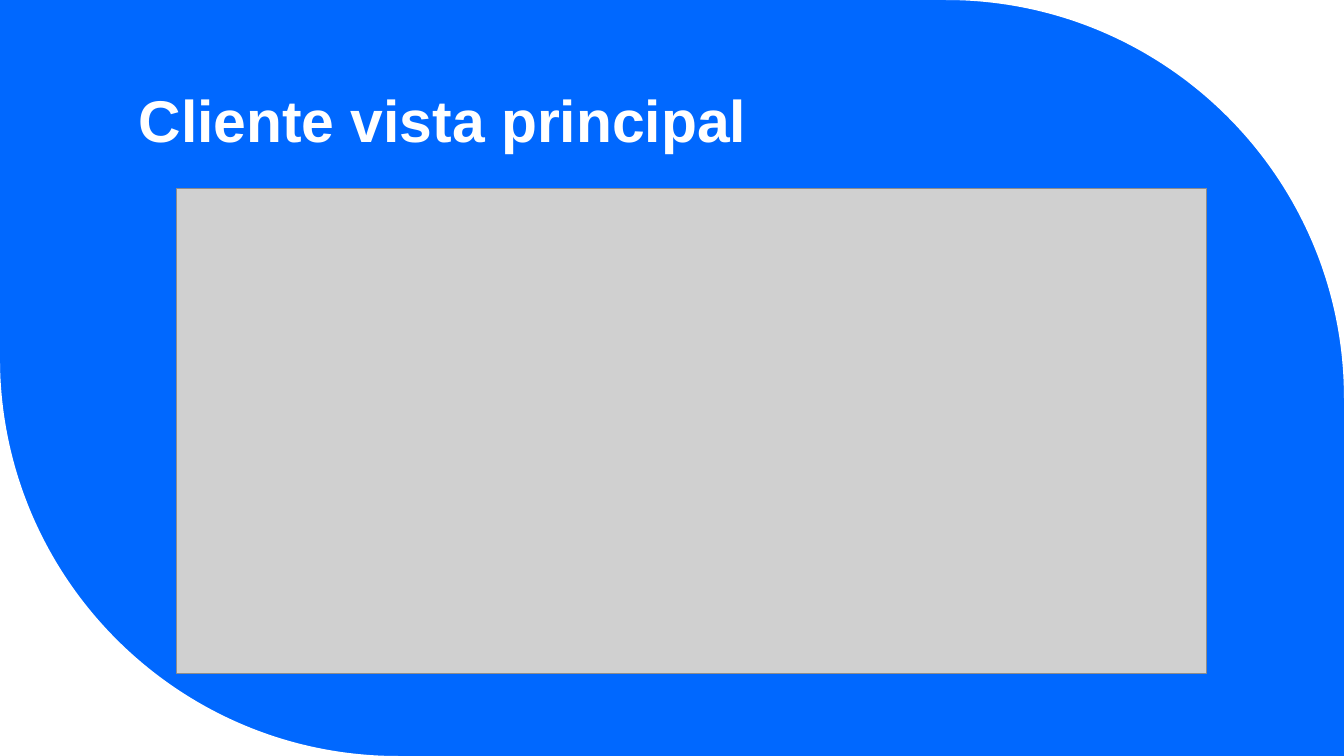
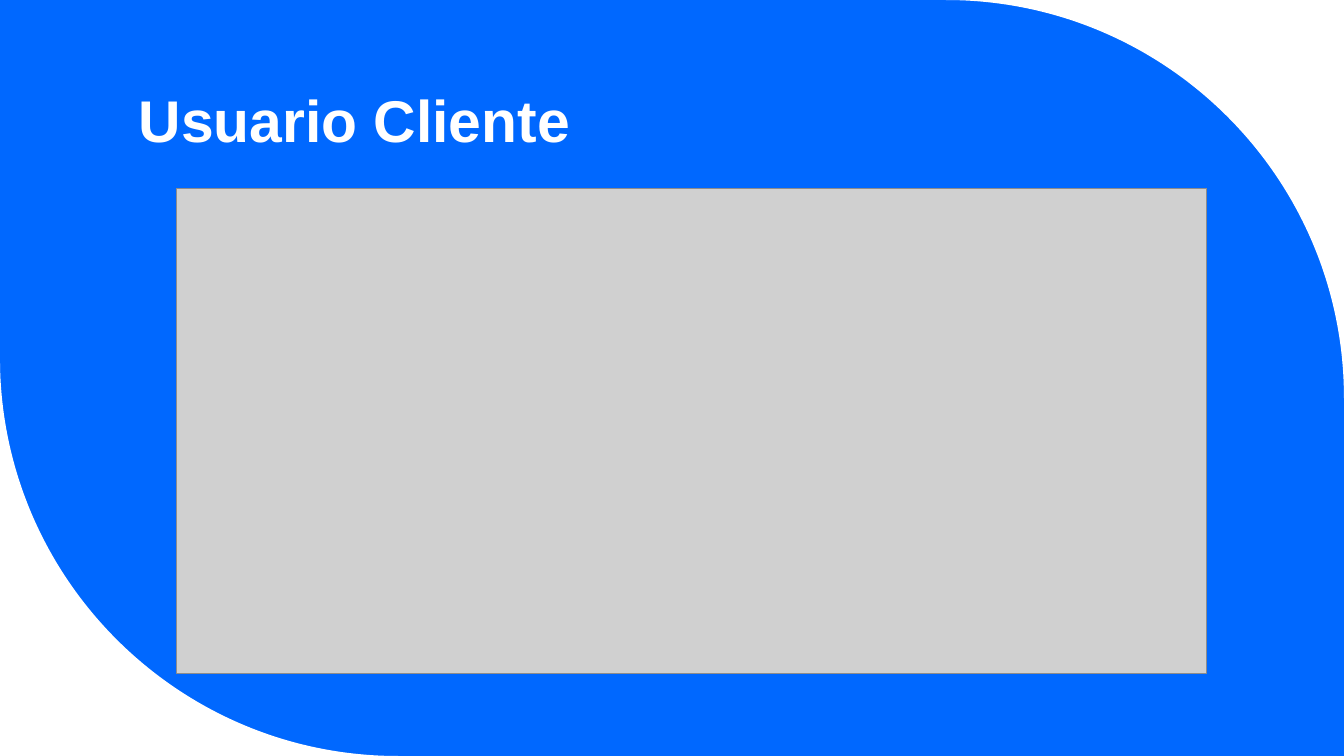
Before and after one commit to sleepyrazor/hotel-booking, a slide deck: slide 14 of Documentación/Book-IT-ing presentacion.pptx. Drawn at 1344x756 pixels with LibreOffice and Linux fonts; fonts in the diff are those of the drawing; grey boxes stand for pictures. Boxes give left, top, right and bottom in pixels: in the first picture for what was removed or moved away, otherwise in the second. Text is boxed around its words. In the diff, an @@ line names an element or a change of style, - is before the commit and + after.

```diff
--- a/Documentación/Book-IT-ing presentacion.pptx
+++ b/Documentación/Book-IT-ing presentacion.pptx
@@ title at (139, 99, 570, 143): text changed @@
-Cliente vista principal
+Usuario Cliente
```
Also in this commit, not shown: 7 other slides changed, 3 other files.
